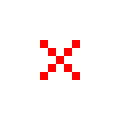
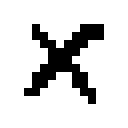
Comparing the layer stacks of the two 128 x 128 images. Changes:
hid "Layer 8", painted on it over [24, 24, 104, 104]
painted on "Layer 6" over [24, 24, 104, 104]
